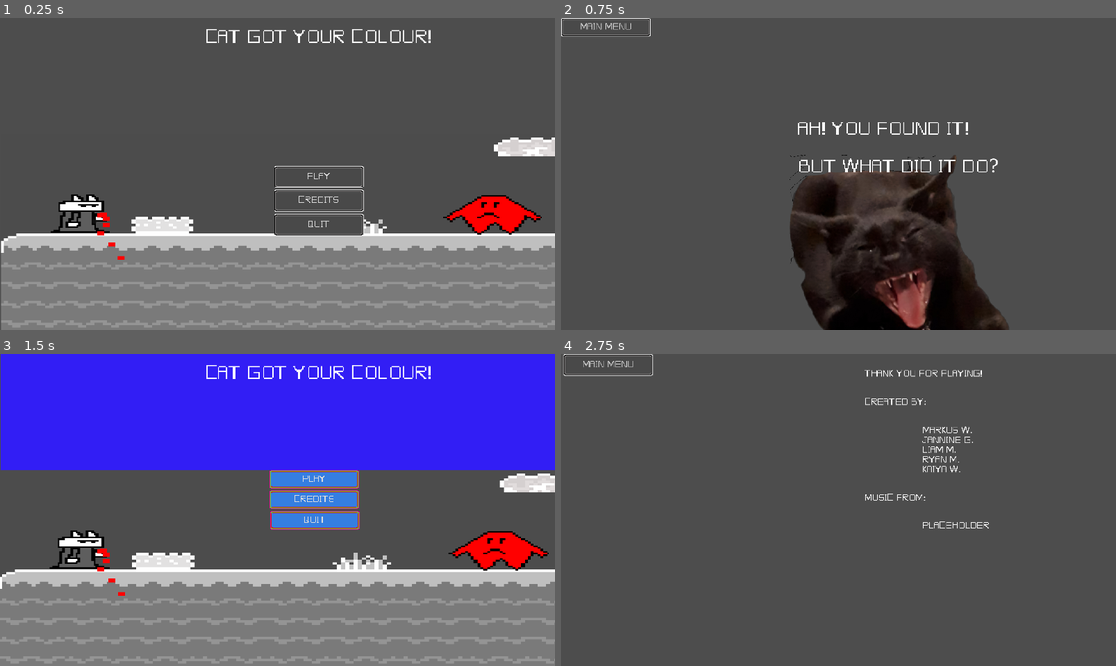
Above: before the commit, frames 1-4 (two rows, left to right).
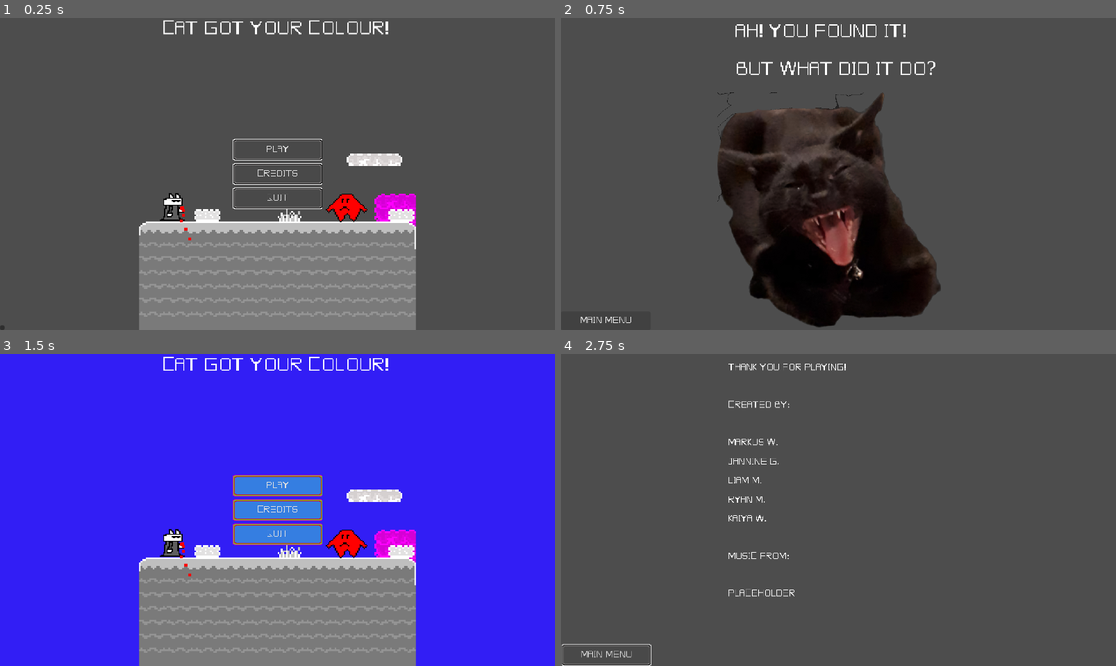
Above: after the commit, the same moments.

Repository: MidnightWolfe/Github-Game-Jam-2024
Game: Godot game, scene res://main_menu.tscn
Same seed, same stepped clock (60 frames per second), same inputs: the game is played once before the commit and once after it. Sound files missing from this copy of the repository are replaced by a short silence.
Inputs (mouse positions are in pixels of both pictures, inside the frame that each line leads up to; where the layout moved, square brackets give the same spot in the first picture):
- Up to frame 1 (0.25 s): no input
- Up to frame 2 (0.75 s): click (561, 326) [655, 220] at 0.5 s
- Up to frame 3 (1.5 s): click "MAIN MENU" at 1.25 s
- Up to frame 4 (2.75 s): click "CREDITS" at 2 s

The runs differ from the first frame. In frame 1, 30% of the frame differs, in the area x 0-100%, y 0-100%; in frame 2, 22%; in frame 3, 53%; in frame 4, 2.1%.

Commit message:
Fixed the menu sizing

Diff:
--- a/gamejam/credits.tscn
+++ b/gamejam/credits.tscn
@@ -16,21 +16,27 @@
 script = ExtResource("1_d32c5")
 
 [node name="Back" type="Button" parent="."]
-layout_mode = 2
-offset_left = 3.0
-offset_right = 158.0
-offset_bottom = 38.0
+layout_mode = 1
+anchors_preset = 2
+anchor_top = 1.0
+anchor_bottom = 1.0
+offset_top = -38.0
+offset_right = 155.0
+grow_vertical = 0
 theme = ExtResource("2_ripad")
 theme_override_fonts/font = ExtResource("3_k28co")
 text = "MAIN MENU
 "
 
 [node name="RichTextLabel" type="RichTextLabel" parent="."]
-layout_mode = 0
-offset_left = 4.0
-offset_top = 27.0
-offset_right = 1152.0
-offset_bottom = 598.0
+layout_mode = 1
+anchors_preset = 5
+anchor_left = 0.5
+anchor_right = 0.5
+offset_left = -192.0
+offset_right = 192.0
+offset_bottom = 689.0
+grow_horizontal = 2
 theme_override_fonts/normal_font = ExtResource("3_k28co")
 text = "																										THANK YOU FOR PLAYING!
 
--- a/gamejam/death_menu.tscn
+++ b/gamejam/death_menu.tscn
@@ -13,49 +13,55 @@
 grow_vertical = 2
 script = ExtResource("1_syhiw")
 
-[node name="Retry" type="Button" parent="."]
-layout_mode = 0
-offset_left = 508.0
-offset_top = 259.0
-offset_right = 663.0
-offset_bottom = 297.0
+[node name="YouDied" type="RichTextLabel" parent="."]
+layout_mode = 1
+anchors_preset = 5
+anchor_left = 0.5
+anchor_right = 0.5
+offset_left = -84.5
+offset_top = 4.0
+offset_right = 84.5
+offset_bottom = 41.0
+grow_horizontal = 2
+theme_override_fonts/normal_font = ExtResource("3_ib81h")
+theme_override_font_sizes/normal_font_size = 32
+text = "YOU DIED!"
+
+[node name="VBoxContainer" type="VBoxContainer" parent="."]
+layout_mode = 1
+anchors_preset = 8
+anchor_left = 0.5
+anchor_top = 0.5
+anchor_right = 0.5
+anchor_bottom = 0.5
+offset_left = -77.5
+offset_top = -61.0
+offset_right = 77.5
+offset_bottom = 61.0
+grow_horizontal = 2
+grow_vertical = 2
+
+[node name="Retry" type="Button" parent="VBoxContainer"]
+custom_minimum_size = Vector2(0, 38)
+layout_mode = 2
 theme = ExtResource("1_24iem")
 theme_override_fonts/font = ExtResource("3_ib81h")
 text = "RETRY"
 
-[node name="Main Menu" type="Button" parent="."]
-layout_mode = 1
-anchors_preset = -1
-anchor_right = 0.007
-anchor_bottom = 0.006
-offset_left = 508.0
-offset_top = 300.0
-offset_right = 654.936
-offset_bottom = 334.112
+[node name="Main Menu" type="Button" parent="VBoxContainer"]
+custom_minimum_size = Vector2(0, 38)
+layout_mode = 2
 theme = ExtResource("1_24iem")
 theme_override_fonts/font = ExtResource("3_ib81h")
 text = "MAIN MENU"
 
-[node name="Quit" type="Button" parent="."]
-layout_mode = 0
-offset_left = 508.0
-offset_top = 341.0
-offset_right = 663.0
-offset_bottom = 379.0
+[node name="Quit" type="Button" parent="VBoxContainer"]
+custom_minimum_size = Vector2(0, 38)
+layout_mode = 2
 theme = ExtResource("1_24iem")
 theme_override_fonts/font = ExtResource("3_ib81h")
 text = "QUIT"
 
-[node name="YouDied" type="RichTextLabel" parent="."]
-layout_mode = 0
-offset_left = 501.0
-offset_top = 154.0
-offset_right = 670.0
-offset_bottom = 191.0
-theme_override_fonts/normal_font = ExtResource("3_ib81h")
-theme_override_font_sizes/normal_font_size = 32
-text = "YOU DIED!"
-
-[connection signal="pressed" from="Retry" to="." method="_on_retry_pressed"]
-[connection signal="pressed" from="Main Menu" to="." method="_on_main_menu_pressed"]
-[connection signal="pressed" from="Quit" to="." method="_on_quit_pressed"]
+[connection signal="pressed" from="VBoxContainer/Retry" to="." method="_on_retry_pressed"]
+[connection signal="pressed" from="VBoxContainer/Main Menu" to="." method="_on_main_menu_pressed"]
+[connection signal="pressed" from="VBoxContainer/Quit" to="." method="_on_quit_pressed"]
--- a/gamejam/main_menu.tscn
+++ b/gamejam/main_menu.tscn
@@ -1,10 +1,13 @@
-[gd_scene load_steps=6 format=3 uid="uid://bixuvnjitsxng"]
+[gd_scene load_steps=7 format=3 uid="uid://bixuvnjitsxng"]
 
 [ext_resource type="Script" path="res://main_menu.gd" id="1_ldy1k"]
+[ext_resource type="Texture2D" uid="uid://chs8fcnod0t2o" path="res://Sprites/Player land Enemy2.png" id="2_cp1nr"]
 [ext_resource type="Theme" uid="uid://blfavfe01gtm7" path="res://Themes/BasicButton.tres" id="2_dvf40"]
-[ext_resource type="Texture2D" uid="uid://be36ei3pjrv4n" path="res://Themes/Player land Enemy menu.png" id="2_i23o8"]
 [ext_resource type="FontFile" uid="uid://duijj1wrubrvq" path="res://Pixel.ttf" id="4_2er76"]
 [ext_resource type="Script" path="res://main_menu_audio.gd" id="5_tgfel"]
+
+[sub_resource type="CanvasTexture" id="CanvasTexture_68qcr"]
+diffuse_texture = ExtResource("2_cp1nr")
 
 [node name="MainMenu" type="Control"]
 layout_mode = 3
@@ -17,67 +20,81 @@
 
 [node name="Land" type="TextureRect" parent="."]
 layout_mode = 1
-anchors_preset = -1
-anchor_right = 0.017
-anchor_bottom = 0.031
-offset_left = 2.0
-offset_top = 201.0
-offset_right = 1120.42
-offset_bottom = 622.912
-texture = ExtResource("2_i23o8")
-
-[node name="Play" type="Button" parent="."]
-layout_mode = 2
-offset_left = 474.0
-offset_top = 256.0
-offset_right = 629.0
-offset_bottom = 294.0
-theme = ExtResource("2_dvf40")
-theme_override_fonts/font = ExtResource("4_2er76")
-text = "PLAY"
-
-[node name="Credits" type="Button" parent="."]
-layout_mode = 2
-offset_left = 474.0
-offset_top = 297.0
-offset_right = 629.0
-offset_bottom = 335.0
-theme = ExtResource("2_dvf40")
-theme_override_fonts/font = ExtResource("4_2er76")
-text = "CREDITS"
-
-[node name="Quit" type="Button" parent="."]
-layout_mode = 2
-offset_left = 474.0
-offset_top = 339.0
-offset_right = 629.0
-offset_bottom = 377.0
-theme = ExtResource("2_dvf40")
-theme_override_fonts/font = ExtResource("4_2er76")
-text = "QUIT"
+anchors_preset = 7
+anchor_left = 0.5
+anchor_top = 1.0
+anchor_right = 0.5
+anchor_bottom = 1.0
+offset_left = -239.0
+offset_top = -305.0
+offset_right = 239.0
+grow_horizontal = 2
+grow_vertical = 0
+texture = SubResource("CanvasTexture_68qcr")
 
 [node name="Title" type="RichTextLabel" parent="."]
-layout_mode = 0
-offset_left = 355.0
-offset_top = 19.0
-offset_right = 753.0
-offset_bottom = 63.0
+layout_mode = 1
+anchors_preset = 5
+anchor_left = 0.5
+anchor_right = 0.5
+offset_left = -199.0
+offset_top = 4.0
+offset_right = 199.0
+offset_bottom = 48.0
+grow_horizontal = 2
 theme_override_fonts/normal_font = ExtResource("4_2er76")
 theme_override_font_sizes/normal_font_size = 32
 text = "CAT GOT YOUR COLOUR!"
 
 [node name="Secret" type="Button" parent="."]
-layout_mode = 0
-offset_left = 159.0
-offset_top = 348.0
-offset_right = 167.0
-offset_bottom = 356.0
+layout_mode = 1
+anchors_preset = 2
+anchor_top = 1.0
+anchor_bottom = 1.0
+offset_top = -8.0
+offset_right = 8.0
+grow_vertical = 0
+
+[node name="Buttons" type="VBoxContainer" parent="."]
+layout_mode = 1
+anchors_preset = 8
+anchor_left = 0.5
+anchor_top = 0.5
+anchor_right = 0.5
+anchor_bottom = 0.5
+offset_left = -77.5
+offset_top = -61.0
+offset_right = 77.5
+offset_bottom = 61.0
+grow_horizontal = 2
+grow_vertical = 2
+
+[node name="Play" type="Button" parent="Buttons"]
+custom_minimum_size = Vector2(155, 38)
+layout_mode = 2
+theme = ExtResource("2_dvf40")
+theme_override_fonts/font = ExtResource("4_2er76")
+text = "PLAY"
+
+[node name="Credits" type="Button" parent="Buttons"]
+custom_minimum_size = Vector2(0, 38)
+layout_mode = 2
+theme = ExtResource("2_dvf40")
+theme_override_fonts/font = ExtResource("4_2er76")
+text = "CREDITS"
+
+[node name="Quit" type="Button" parent="Buttons"]
+custom_minimum_size = Vector2(0, 38)
+layout_mode = 2
+theme = ExtResource("2_dvf40")
+theme_override_fonts/font = ExtResource("4_2er76")
+text = "QUIT"
 
 [node name="MainMenuAudio" type="AudioStreamPlayer2D" parent="."]
 unique_name_in_owner = true
 script = ExtResource("5_tgfel")
 
-[connection signal="pressed" from="Play" to="." method="_on_play_pressed"]
-[connection signal="pressed" from="Credits" to="." method="_on_credits_pressed"]
-[connection signal="pressed" from="Quit" to="." method="_on_quit_pressed"]
 [connection signal="pressed" from="Secret" to="." method="_on_secret_pressed"]
+[connection signal="pressed" from="Buttons/Play" to="." method="_on_play_pressed"]
+[connection signal="pressed" from="Buttons/Credits" to="." method="_on_credits_pressed"]
+[connection signal="pressed" from="Buttons/Quit" to="." method="_on_quit_pressed"]
--- a/gamejam/main_menu_coloured.tscn
+++ b/gamejam/main_menu_coloured.tscn
@@ -1,10 +1,13 @@
-[gd_scene load_steps=6 format=3 uid="uid://c42olx3rvhor1"]
+[gd_scene load_steps=7 format=3 uid="uid://c42olx3rvhor1"]
 
-[ext_resource type="Texture2D" uid="uid://be36ei3pjrv4n" path="res://Themes/Player land Enemy menu.png" id="1_bhsle"]
 [ext_resource type="Script" path="res://main_menu_coloured.gd" id="1_xjohn"]
 [ext_resource type="FontFile" uid="uid://duijj1wrubrvq" path="res://Pixel.ttf" id="2_i8hcl"]
 [ext_resource type="Theme" uid="uid://c7vr52ie26ey6" path="res://Themes/ColoredButton.tres" id="3_h0epg"]
 [ext_resource type="Script" path="res://main_menu_audio.gd" id="5_wwtm1"]
+[ext_resource type="Texture2D" uid="uid://chs8fcnod0t2o" path="res://Sprites/Player land Enemy2.png" id="6_148gi"]
+
+[sub_resource type="CanvasTexture" id="CanvasTexture_rvh28"]
+diffuse_texture = ExtResource("6_148gi")
 
 [node name="MainMenuColoured" type="Control"]
 layout_mode = 3
@@ -16,67 +19,83 @@
 script = ExtResource("1_xjohn")
 
 [node name="ColorRect" type="ColorRect" parent="."]
-layout_mode = 0
-offset_left = 1.0
-offset_right = 1156.0
+layout_mode = 1
+anchors_preset = 5
+anchor_left = 0.5
+anchor_right = 0.5
+offset_left = -577.5
+offset_right = 577.5
 offset_bottom = 641.0
+grow_horizontal = 2
 color = Color(0.196078, 0.117647, 0.960784, 1)
 
 [node name="Land" type="TextureRect" parent="."]
 layout_mode = 1
-anchors_preset = -1
-anchor_right = 0.017
-anchor_bottom = 0.031
-offset_left = -1.0
-offset_top = 201.0
-offset_right = 1135.42
-offset_bottom = 622.912
-texture = ExtResource("1_bhsle")
+anchors_preset = 7
+anchor_left = 0.5
+anchor_top = 1.0
+anchor_right = 0.5
+anchor_bottom = 1.0
+offset_left = -239.0
+offset_top = -305.0
+offset_right = 239.0
+grow_horizontal = 2
+grow_vertical = 0
+texture = SubResource("CanvasTexture_rvh28")
 
 [node name="Title" type="RichTextLabel" parent="."]
-layout_mode = 0
-offset_left = 355.0
-offset_top = 19.0
-offset_right = 753.0
-offset_bottom = 63.0
+layout_mode = 1
+anchors_preset = 5
+anchor_left = 0.5
+anchor_right = 0.5
+offset_left = -199.0
+offset_top = 5.0
+offset_right = 199.0
+offset_bottom = 49.0
+grow_horizontal = 2
 theme_override_fonts/normal_font = ExtResource("2_i8hcl")
 theme_override_font_sizes/normal_font_size = 32
 text = "CAT GOT YOUR COLOUR!"
-
-[node name="Play" type="Button" parent="."]
-layout_mode = 0
-offset_left = 466.0
-offset_top = 201.0
-offset_right = 621.0
-offset_bottom = 233.0
-theme = ExtResource("3_h0epg")
-theme_override_fonts/font = ExtResource("2_i8hcl")
-text = "PLAY"
-
-[node name="Credits" type="Button" parent="."]
-layout_mode = 0
-offset_left = 466.0
-offset_top = 236.0
-offset_right = 621.0
-offset_bottom = 268.0
-theme = ExtResource("3_h0epg")
-theme_override_fonts/font = ExtResource("2_i8hcl")
-text = "CREDITS"
-
-[node name="Quit" type="Button" parent="."]
-layout_mode = 0
-offset_left = 467.0
-offset_top = 272.0
-offset_right = 622.0
-offset_bottom = 304.0
-theme = ExtResource("3_h0epg")
-theme_override_fonts/font = ExtResource("2_i8hcl")
-text = "QUIT"
 
 [node name="MainMenuAudio" type="AudioStreamPlayer2D" parent="."]
 unique_name_in_owner = true
 script = ExtResource("5_wwtm1")
 
-[connection signal="pressed" from="Play" to="." method="_on_play_pressed"]
-[connection signal="pressed" from="Credits" to="." method="_on_credits_pressed"]
-[connection signal="pressed" from="Quit" to="." method="_on_quit_pressed"]
+[node name="VBoxContainer" type="VBoxContainer" parent="."]
+layout_mode = 1
+anchors_preset = 8
+anchor_left = 0.5
+anchor_top = 0.5
+anchor_right = 0.5
+anchor_bottom = 0.5
+offset_left = -77.5
+offset_top = -61.0
+offset_right = 77.5
+offset_bottom = 61.0
+grow_horizontal = 2
+grow_vertical = 2
+
+[node name="Play" type="Button" parent="VBoxContainer"]
+custom_minimum_size = Vector2(0, 38)
+layout_mode = 2
+theme = ExtResource("3_h0epg")
+theme_override_fonts/font = ExtResource("2_i8hcl")
+text = "PLAY"
+
+[node name="Credits" type="Button" parent="VBoxContainer"]
+custom_minimum_size = Vector2(0, 38)
+layout_mode = 2
+theme = ExtResource("3_h0epg")
+theme_override_fonts/font = ExtResource("2_i8hcl")
+text = "CREDITS"
+
+[node name="Quit" type="Button" parent="VBoxContainer"]
+custom_minimum_size = Vector2(0, 38)
+layout_mode = 2
+theme = ExtResource("3_h0epg")
+theme_override_fonts/font = ExtResource("2_i8hcl")
+text = "QUIT"
+
+[connection signal="pressed" from="VBoxContainer/Play" to="." method="_on_play_pressed"]
+[connection signal="pressed" from="VBoxContainer/Credits" to="." method="_on_credits_pressed"]
+[connection signal="pressed" from="VBoxContainer/Quit" to="." method="_on_quit_pressed"]
--- a/gamejam/secret_screen.tscn
+++ b/gamejam/secret_screen.tscn
@@ -16,28 +16,43 @@
 script = ExtResource("1_7r2be")
 
 [node name="Button" type="Button" parent="."]
-layout_mode = 0
+layout_mode = 1
+anchors_preset = 2
+anchor_top = 1.0
+anchor_bottom = 1.0
+offset_top = -32.0
 offset_right = 155.0
-offset_bottom = 32.0
+grow_vertical = 0
 theme = ExtResource("2_bnlwv")
 theme_override_fonts/font = ExtResource("3_hbom5")
 text = "MAIN MENU"
 
 [node name="TextureRect" type="TextureRect" parent="."]
-layout_mode = 0
-offset_left = 395.0
-offset_top = 237.0
-offset_right = 1169.0
-offset_bottom = 1052.0
+layout_mode = 1
+anchors_preset = 8
+anchor_left = 0.5
+anchor_top = 0.5
+anchor_right = 0.5
+anchor_bottom = 0.5
+offset_left = -210.0
+offset_top = -141.0
+offset_right = 564.0
+offset_bottom = 674.0
+grow_horizontal = 2
+grow_vertical = 2
 scale = Vector2(0.5, 0.5)
 texture = ExtResource("4_tf45p")
 
 [node name="RichTextLabel" type="RichTextLabel" parent="."]
-layout_mode = 0
-offset_left = 410.0
-offset_top = 178.0
-offset_right = 766.0
-offset_bottom = 314.0
+layout_mode = 1
+anchors_preset = 5
+anchor_left = 0.5
+anchor_right = 0.5
+offset_left = -178.0
+offset_top = 9.0
+offset_right = 178.0
+offset_bottom = 145.0
+grow_horizontal = 2
 theme_override_fonts/normal_font = ExtResource("3_hbom5")
 theme_override_font_sizes/normal_font_size = 32
 text = "AH! YOU FOUND IT!
Binary file added: gamejam/Sprites/Player land Enemy2.png
Not shown, added: gamejam/Sprites/Player land Enemy2.png.import
